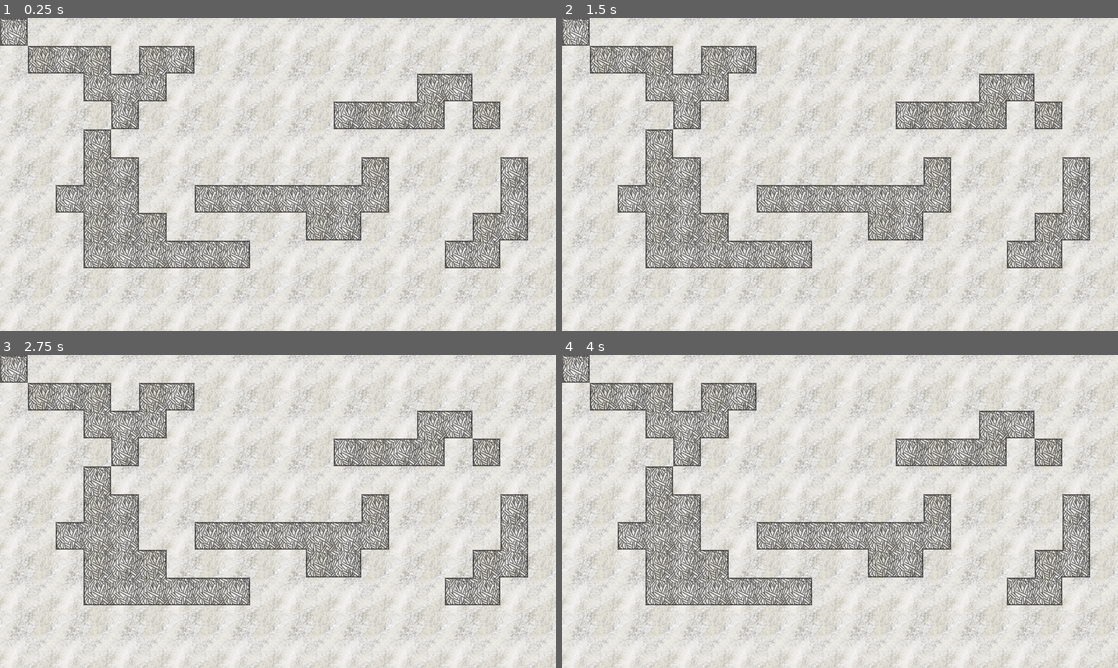
Above: before the commit, frames 1-4 (two rows, left to right).
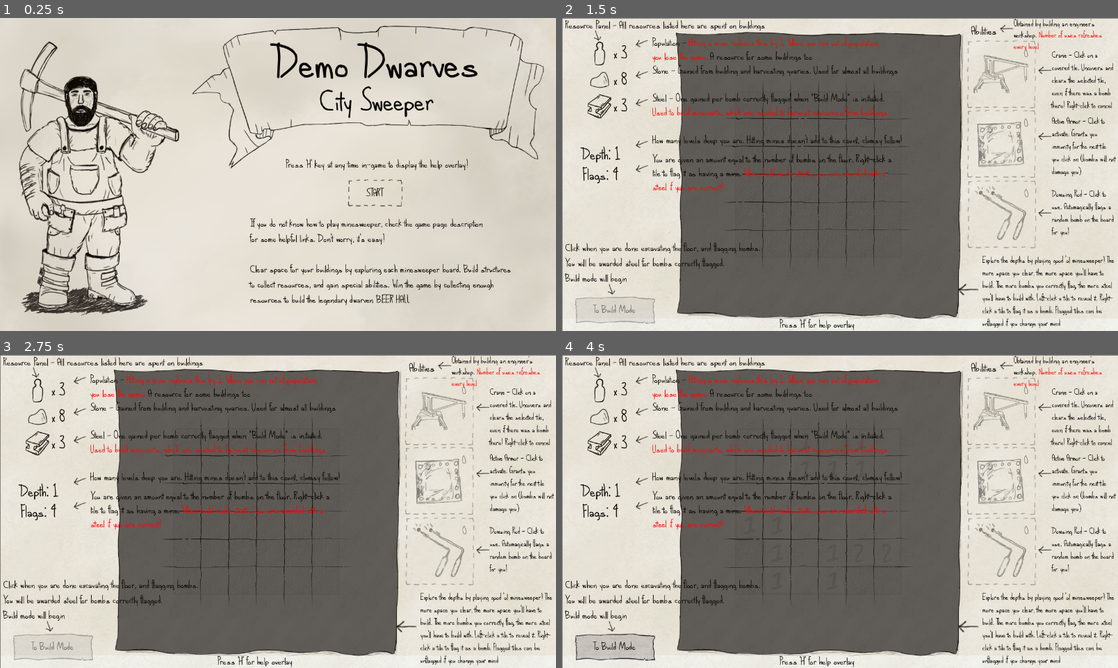
Above: after the commit, the same moments.

Repository: e-lain/MinesweeperDwarves
Game: Godot game, scene res://Title.tscn
Two runs of this game, one before a commit and one after it. Both use one fixed random seed, a clock stepped at 60 frames per second and the inputs below. Before the commit the project starts from res://UI/TestScene.tscn.
Inputs (mouse positions are in pixels of both pictures, inside the frame that each line leads up to):
- Up to frame 1 (0.25 s): no input
- Up to frame 2 (1.5 s): click (940, 193) at 0.5 s, where only the run after the commit has a clickable "START"; tap H at 1.25 s; move the mouse to (962, 158) at 1.27 s; press the mouse at (962, 158) at 1.28 s
- Up to frame 3 (2.75 s): tap H at 1.55, 2 s; release the mouse at (400, 495) at 2 s; drag from (166, 527) to (250, 574) at 2.02 s
- Up to frame 4 (4 s): tap H at 2.75, 3.05 s; move the mouse to (895, 442) at 2.77 s; press the mouse at (895, 442) at 2.78 s; release the mouse at (895, 442) at 3.5 s; click (617, 646) at 3.5 s, where only the run after the commit has a clickable "To Build Mode"

The runs differ from the first frame. In frame 1, 38% of the frame differs, in the area x 0-100%, y 0-100%; in frame 2, 60%; in frame 3, 60%; in frame 4, 61%.

Commit message:
Refactor calls to current game board

Diff:
--- a/Abilities/AbilityArmor.gd
+++ b/Abilities/AbilityArmor.gd
@@ -16,14 +16,14 @@
 func _process(delta):
 	use_count = get_parent().get_parent().get_parent().ability_armor
 	$Uses.text = str(use_count)
-	if use_count <= 0 || get_parent().get_parent().get_parent().boards[len(get_parent().get_parent().get_parent().boards)-1].armor_active:
+	if use_count <= 0 || get_parent().get_parent().get_parent().get_current_board().armor_active:
 		var new_color = Color.WHITE
 		new_color.a = 0.5
 		modulate = new_color
 	else:
 		modulate = Color.WHITE
 
-	if get_parent().get_parent().get_parent().boards[len(get_parent().get_parent().get_parent().boards)-1].armor_active && entered:
+	if get_parent().get_parent().get_parent().get_current_board().armor_active && entered:
 		get_parent().get_parent().get_parent().help_text_is_overriden = true
 		get_parent().get_parent().get_parent().help_text_bar.text = "Cannot activate again, active armor is already being used!"
 
@@ -38,12 +38,12 @@
 	entered = true
 	info_popup.visible = true
 	info_popup.set_description("Active Armor", "Take no damage when uncovering this next tile")
-	if use_count > 0 && get_parent().get_parent().get_parent().boards[len(get_parent().get_parent().get_parent().boards)-1].armor_active:
+	if use_count > 0 && get_parent().get_parent().get_parent().get_current_board().armor_active:
 		get_parent().get_parent().get_parent().help_text_is_overriden = true
 		get_parent().get_parent().get_parent().help_text_bar.text = "Cannot activate again, active armor is already being used!"
 
 func _on_mouse_exited():
 	entered = false
 	info_popup.visible = false
-	if get_parent().get_parent().get_parent().boards[len(get_parent().get_parent().get_parent().boards)-1].armor_active:
+	if get_parent().get_parent().get_parent().get_current_board().armor_active:
 		get_parent().get_parent().get_parent().help_text_is_overriden = false
--- a/Abilities/AbilityDowse.gd
+++ b/Abilities/AbilityDowse.gd
@@ -14,7 +14,7 @@
 func _process(delta):
 	use_count = get_parent().get_parent().get_parent().ability_dowse
 	$Uses.text = str(use_count)
-	if use_count <= 0 || get_parent().get_parent().get_parent().boards[len(get_parent().get_parent().get_parent().boards)-1].flags < 1:
+	if use_count <= 0 || get_parent().get_parent().get_parent().get_current_board().flags < 1:
 		var new_color = Color.WHITE
 		new_color.a = 0.5
 		modulate = new_color
@@ -31,7 +31,7 @@
 func _on_mouse_entered():
 	info_popup.visible = true
 	info_popup.set_description("Dowse Tile", "Flag a random bomb")
-	if use_count > 0 && get_parent().get_parent().get_parent().boards[len(get_parent().get_parent().get_parent().boards)-1].flags < 1:
+	if use_count > 0 && get_parent().get_parent().get_parent().get_current_board().flags < 1:
 		get_parent().get_parent().get_parent().help_text_is_overriden = true
 		get_parent().get_parent().get_parent().help_text_bar.text = "Can't use dowse when there are no remaining flags to place."
 
--- a/Main.gd
+++ b/Main.gd
@@ -128,7 +128,7 @@
 		print("can't use destroy, out of uses")
 		return
 	elif ability_name == "armor":
-		if boards[len(boards)-1].armor_active:
+		if get_current_board().armor_active:
 			# Prevent player from stacking armor uses on a single turn
 			return
 		elif ability_armor < 1:
@@ -140,11 +140,11 @@
 		if ability_dowse < 1:
 			print("can't use dowse, out of uses")
 			return
-		elif boards[len(boards)-1].flags < 1:
+		elif get_current_board().flags < 1:
 			print("can't use dowse, out of flags")
 			return
 
-	boards[len(boards)-1]._on_ability_queue(ability_name)
+	get_current_board()._on_ability_queue(ability_name)
 
 func build(type: BuildingData.Type):
 	print("func build, building_name: ", type)
@@ -229,7 +229,7 @@
 	get_tree().paused = true
 
 func on_workshop_placed():
-	boards[len(boards)-1].placing = false
+	get_current_board().placing = false
 	help_text_is_overriden = false
 	choose_active.show()
 	greyout.show()
@@ -250,9 +250,9 @@
 	if event is InputEventKey and Input.is_key_label_pressed(KEY_H):
 		overlay_toggled = !overlay_toggled
 
-		if boards[len(boards)-1].build_mode == false:
+		if get_current_board().build_mode == false:
 			help_overlay_play.visible = !help_overlay_play.visible
-		elif boards[len(boards)-1].build_mode == true:
+		elif get_current_board().build_mode == true:
 			help_overlay_build.visible = !help_overlay_build.visible
 
 		if overlay_toggled:
--- a/project.godot
+++ b/project.godot
@@ -11,7 +11,7 @@
 [application]
 
 config/name="Minesweeper Dwarves"
-run/main_scene="res://UI/TestScene.tscn"
+run/main_scene="res://Title.tscn"
 config/features=PackedStringArray("4.1", "GL Compatibility")
 config/icon="res://icon.svg"
 
